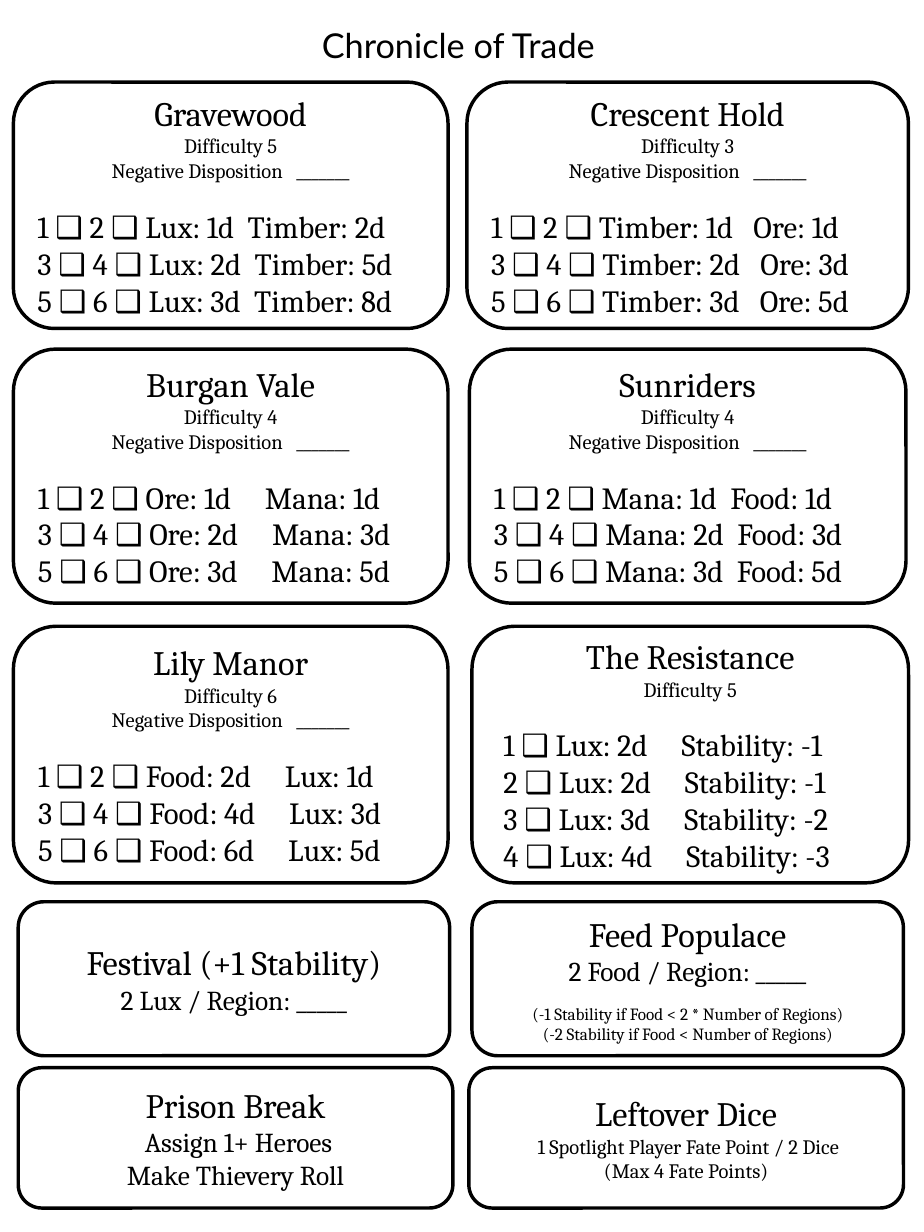
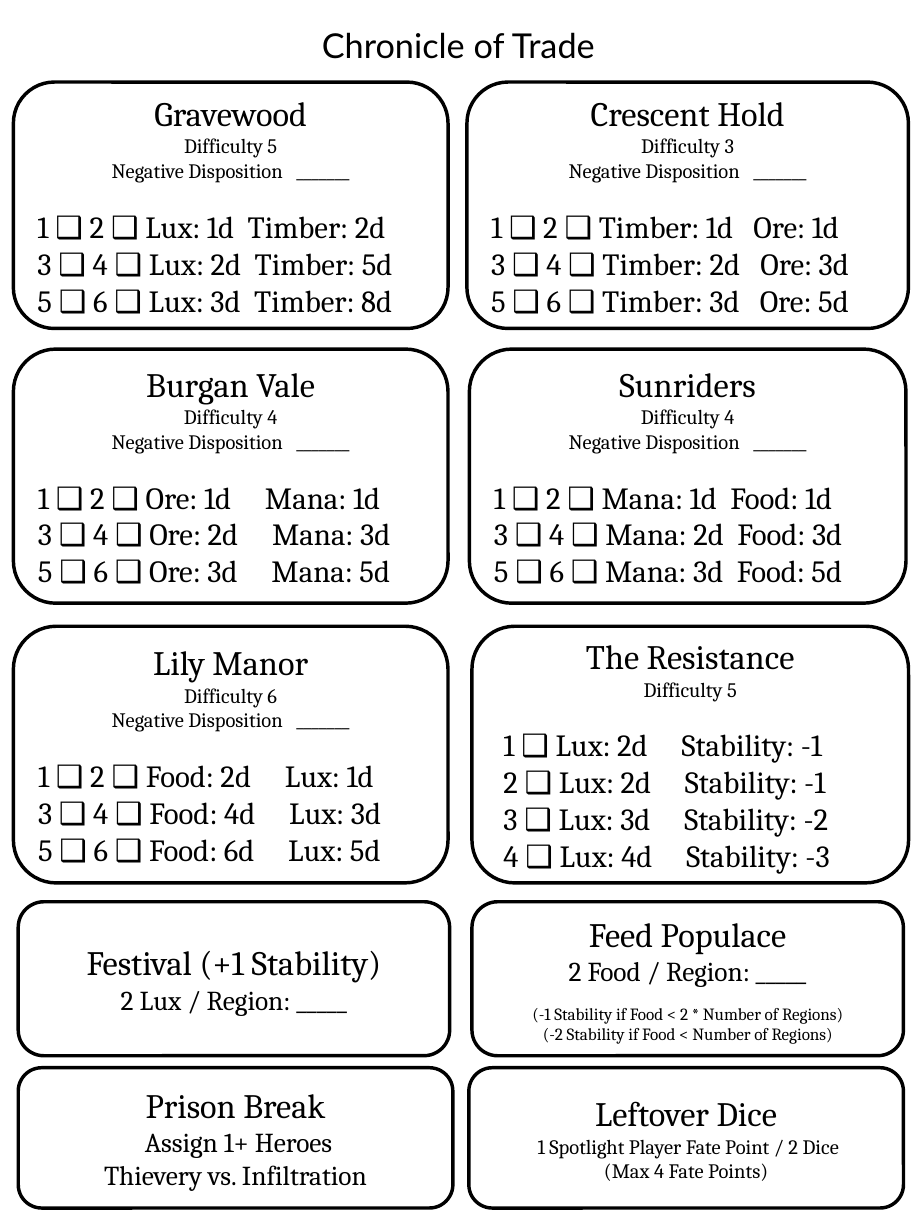
Before and after one commit to ziapeltagames/wrath-of-the-autarch, a slide deck: slide 6 of sheets/Core Sheets.pptx. Drawn at 924x1232 pixels with LibreOffice and Linux fonts; fonts in the diff are those of the drawing. Boxes give left, top, right and bottom in pixels: in the first picture for what was removed or moved away, otherwise in the second. Text is boxed around its words. In the diff, an @@ line names an element or a change of style, - is before the commit and + after.

```diff
--- a/sheets/Core Sheets.pptx
+++ b/sheets/Core Sheets.pptx
@@ text in rounded rectangle at <box>104,1165,367,1191</box>: text changed @@
-Make Thievery Roll
+Thievery vs. Infiltration
```
Also in this commit, not shown: 1 other slide changed, 31 other files.
